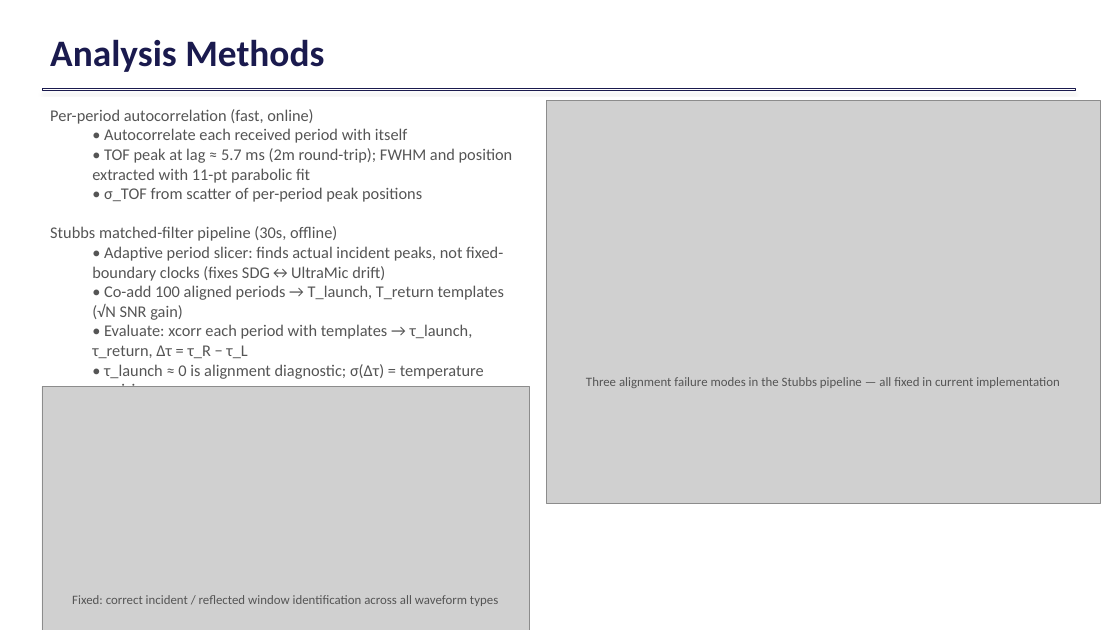
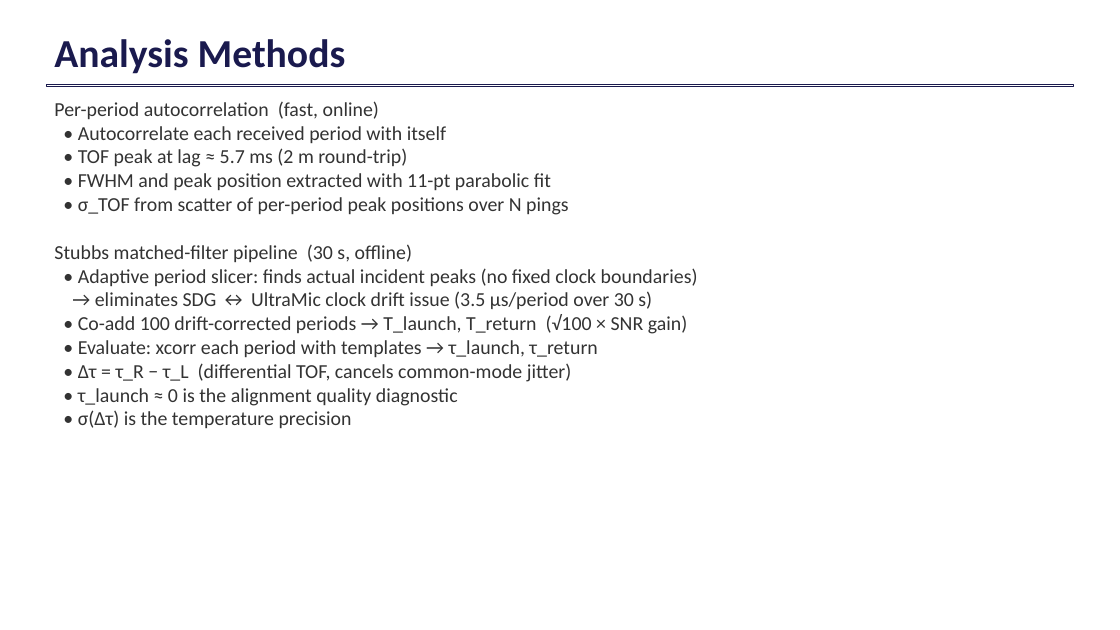
Before and after one commit to cyrusurheim29/batping, a slide deck: slide 11 of siglent_project/BATPING_presentation_July2026.pptx (slide 9 before the commit). Drawn at 1120x630 pixels with LibreOffice and Linux fonts; fonts in the diff are those of the drawing; grey boxes stand for pictures. Boxes give left, top, right and bottom in pixels: in the first picture for what was removed or moved away, otherwise in the second. Text is boxed around its words. In the diff, an @@ line names an element or a change of style, - is before the commit and + after.

```diff
--- a/siglent_project/BATPING_presentation_July2026.pptx
+++ b/siglent_project/BATPING_presentation_July2026.pptx
@@ text "Analysis Methods" at (x1=54, y1=39, x2=346, y2=74): size 32 to 34 pt @@
@@ rectangle resized from (x1=42, y1=88, x2=1075, y2=91) to (x1=46, y1=84, x2=1074, y2=87) @@
@@ text "Per-period autocorrelation (fast, online)" moved from (x1=50, y1=109, x2=513, y2=379) to (x1=54, y1=101, x2=698, y2=428) @@
@@ text at (x1=54, y1=101, x2=446, y2=143): size 14 to 17 pt, text colour #555555 to #333333 in "Per-period autocorrelation (fast, online)", "• Autocorrelate each received period with itself"; list level 2 to 1 in "• Autocorrelate each received period ..." @@
@@ picture removed at (x1=546, y1=101, x2=1101, y2=503) @@
@@ text at (x1=54, y1=148, x2=698, y2=428): text changed; size 14 to 17 pt; text colour #555555 to #333333 @@
-  • TOF peak at lag ≈ 5.7 ms (2m round-trip); FWHM and position extracted with 11-pt parabolic fit
-  • σ_TOF from scatter of per-period peak positions
-Stubbs matched-filter pipeline (30s, offline)
-  • Adaptive period slicer: finds actual incident peaks, not fixed-boundary clocks (fixes SDG↔UltraMic drift)
-  • Co-add 100 aligned periods → T_launch, T_return templates (√N SNR gain)
-  • Evaluate: xcorr each period with templates → τ_launch, τ_return, Δτ = τ_R − τ_L
-  • τ_launch ≈ 0 is alignment diagnostic; σ(Δτ) = temperature precision
+• TOF peak at lag ≈ 5.7 ms (2 m round-trip)
+• FWHM and peak position extracted with 11-pt parabolic fit
+• σ_TOF from scatter of per-period peak positions over N pings
+Stubbs matched-filter pipeline (30 s, offline)
+• Adaptive period slicer: finds actual incident peaks (no fixed clock boundaries)
+→ eliminates SDG ↔ UltraMic clock drift issue (3.5 μs/period over 30 s)
+• Co-add 100 drift-corrected periods → T_launch, T_return (√100 × SNR gain)
+• Evaluate: xcorr each period with templates → τ_launch, τ_return
+• Δτ = τ_R − τ_L (differential TOF, cancels common-mode jitter)
+• τ_launch ≈ 0 is the alignment quality diagnostic
+• σ(Δτ) is the temperature precision
@@ picture removed at (x1=42, y1=386, x2=529, y2=630) @@
@@ text removed at (x1=586, y1=377, x2=1060, y2=388) @@
-Three alignment failure modes in the Stubbs pipeline — all fixed in current implementation
@@ text removed at (x1=72, y1=595, x2=498, y2=606) @@
-Fixed: correct incident / reflected window identification across all waveform types
```
Also in this commit, not shown: 12 other slides changed, 9 slides added, 4 slides removed, 1 other file.
